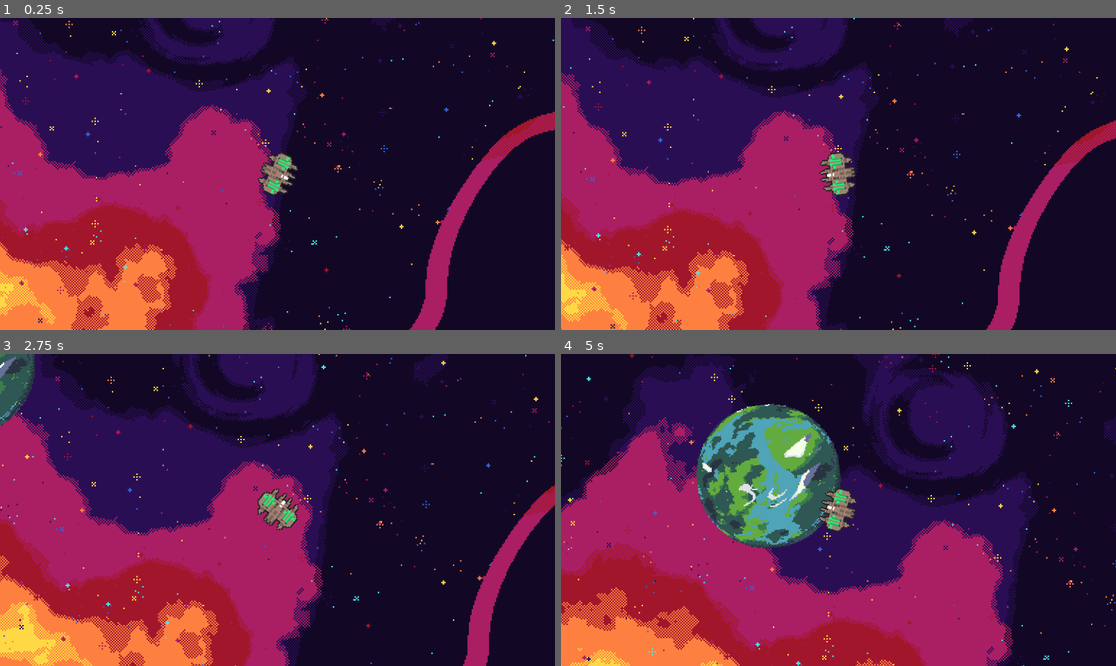
Above: before the commit, frames 1-4 (two rows, left to right).
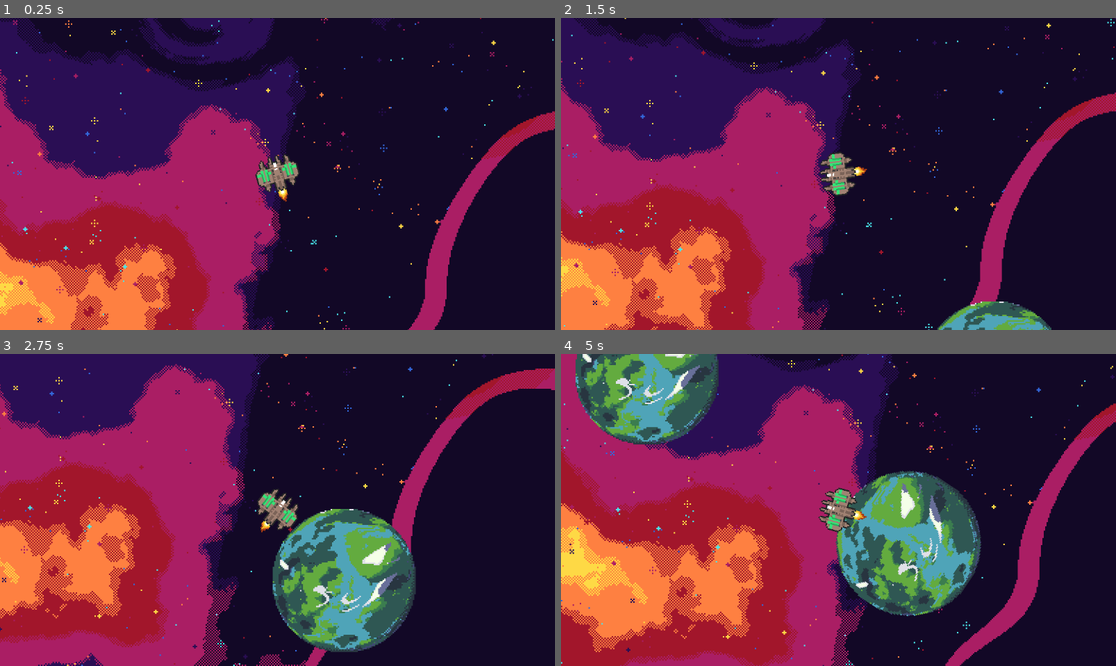
Above: after the commit, the same moments.

Repository: Likvik89/Planetslinger
Game: Godot game, scene res://Scenes/spaece.tscn
Same seed, same stepped clock (60 frames per second), same inputs: the game is played once before the commit and once after it.
Inputs (mouse positions are in pixels of both pictures, inside the frame that each line leads up to):
- Up to frame 1 (0.25 s): no input
- Up to frame 2 (1.5 s): move the mouse to (960, 158) at 0.52 s; hold D (rotate_right) 0.53-1.28 s; hold Space (move_boost) 0.53-1.28 s; move the mouse to (727, 189) at 1.27 s; hold E (gravitydown) from 1.28 s (still down); tap Z (stop) at 1.35 s
- Up to frame 3 (2.75 s): move the mouse to (333, 441) at 2.02 s; release E (gravitydown) at 2.03 s; hold D (rotate_right) from 2.03 s (still down); hold Space (move_boost) from 2.03 s (still down)
- Up to frame 4 (5 s): move the mouse to (810, 572) at 2.77 s; release D (rotate_right) at 2.78 s; release Space (move_boost) at 2.78 s; hold Q (gravityup) 2.78-3.53 s; tap Z (stop) at 2.85, 4.35 s; move the mouse to (1005, 556) at 3.52 s; hold Space (move_boost) 3.53-4.28 s; hold A (rotate_left) from 3.53 s (still down); move the mouse to (672, 463) at 4.27 s

The runs differ from the first frame. In frame 1, 6.7% of the frame differs, in the area x 0-100%, y 0-100%; in frame 2, 29%; in frame 3, 59%; in frame 4, 71%.

Commit message:
V3

Diff:
--- /dev/null
+++ b/Scenes/Enemies.tscn
@@ -0,0 +1,14 @@
+[gd_scene load_steps=3 format=3 uid="uid://cbw8g3l4vl6gq"]
+
+[ext_resource type="Texture2D" uid="uid://dw308gdedt3ck" path="res://sprites/SpaceShips/Tyranidv2.png" id="1_ye5nb"]
+
+[sub_resource type="CircleShape2D" id="CircleShape2D_spyv4"]
+radius = 15.0333
+
+[node name="Enemy" type="RigidBody2D"]
+
+[node name="Sprite2D" type="Sprite2D" parent="."]
+texture = ExtResource("1_ye5nb")
+
+[node name="CollisionShape2D" type="CollisionShape2D" parent="."]
+shape = SubResource("CircleShape2D_spyv4")
--- a/Scenes/Playership.tscn
+++ b/Scenes/Playership.tscn
@@ -1,7 +1,44 @@
-[gd_scene load_steps=4 format=3 uid="uid://bj7xlge1lg0jp"]
+[gd_scene load_steps=10 format=3 uid="uid://bj7xlge1lg0jp"]
 
 [ext_resource type="Texture2D" uid="uid://bmp5mjfuvc7c1" path="res://sprites/SpaceShips/ship-0.png" id="1_dva03"]
 [ext_resource type="Script" path="res://Scripts/Playership.gd" id="1_w6fab"]
+[ext_resource type="Texture2D" uid="uid://rlru65sdmrxl" path="res://sprites/Exhaust/Exhaust3.png" id="2_5ff5l"]
+
+[sub_resource type="AtlasTexture" id="AtlasTexture_n0bgr"]
+atlas = ExtResource("2_5ff5l")
+region = Rect2(0, 0, 32, 32)
+
+[sub_resource type="AtlasTexture" id="AtlasTexture_vwmke"]
+atlas = ExtResource("2_5ff5l")
+region = Rect2(32, 0, 32, 32)
+
+[sub_resource type="AtlasTexture" id="AtlasTexture_b4fba"]
+atlas = ExtResource("2_5ff5l")
+region = Rect2(0, 32, 32, 32)
+
+[sub_resource type="AtlasTexture" id="AtlasTexture_d764q"]
+atlas = ExtResource("2_5ff5l")
+region = Rect2(32, 32, 32, 32)
+
+[sub_resource type="SpriteFrames" id="SpriteFrames_4ifhd"]
+animations = [{
+"frames": [{
+"duration": 1.0,
+"texture": SubResource("AtlasTexture_n0bgr")
+}, {
+"duration": 1.0,
+"texture": SubResource("AtlasTexture_vwmke")
+}, {
+"duration": 1.0,
+"texture": SubResource("AtlasTexture_b4fba")
+}, {
+"duration": 1.0,
+"texture": SubResource("AtlasTexture_d764q")
+}],
+"loop": true,
+"name": &"default",
+"speed": 17.0
+}]
 
 [sub_resource type="CapsuleShape2D" id="CapsuleShape2D_aq7ew"]
 radius = 6.0
@@ -10,6 +47,13 @@
 mass = 700.0
 gravity_scale = 0.0
 script = ExtResource("1_w6fab")
+
+[node name="exhaust" type="AnimatedSprite2D" parent="."]
+position = Vector2(-13, 0)
+rotation = 1.5708
+sprite_frames = SubResource("SpriteFrames_4ifhd")
+autoplay = "default"
+frame_progress = 0.277449
 
 [node name="Sprite2D" type="Sprite2D" parent="."]
 rotation = 1.5708
--- a/Scenes/spaece.tscn
+++ b/Scenes/spaece.tscn
@@ -46,5 +46,8 @@
 [node name="Planet" parent="planets" instance=ExtResource("3_1lsuq")]
 position = Vector2(256, 195)
 
+[node name="Planet2" parent="planets" instance=ExtResource("3_1lsuq")]
+position = Vector2(654, 488)
+
 [node name="Playership" parent="planets" instance=ExtResource("4_nh8i3")]
 position = Vector2(529, 322)
